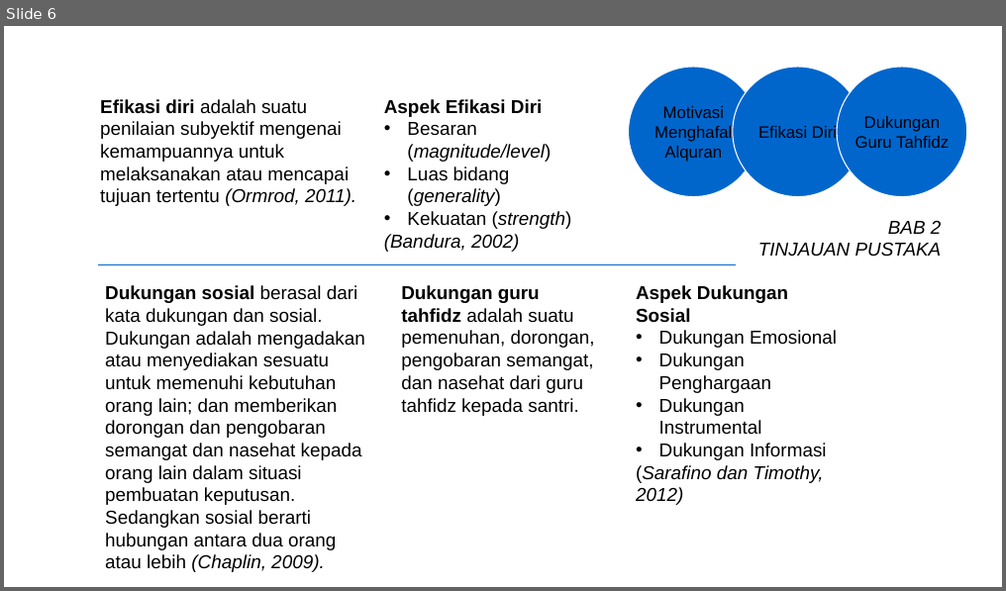
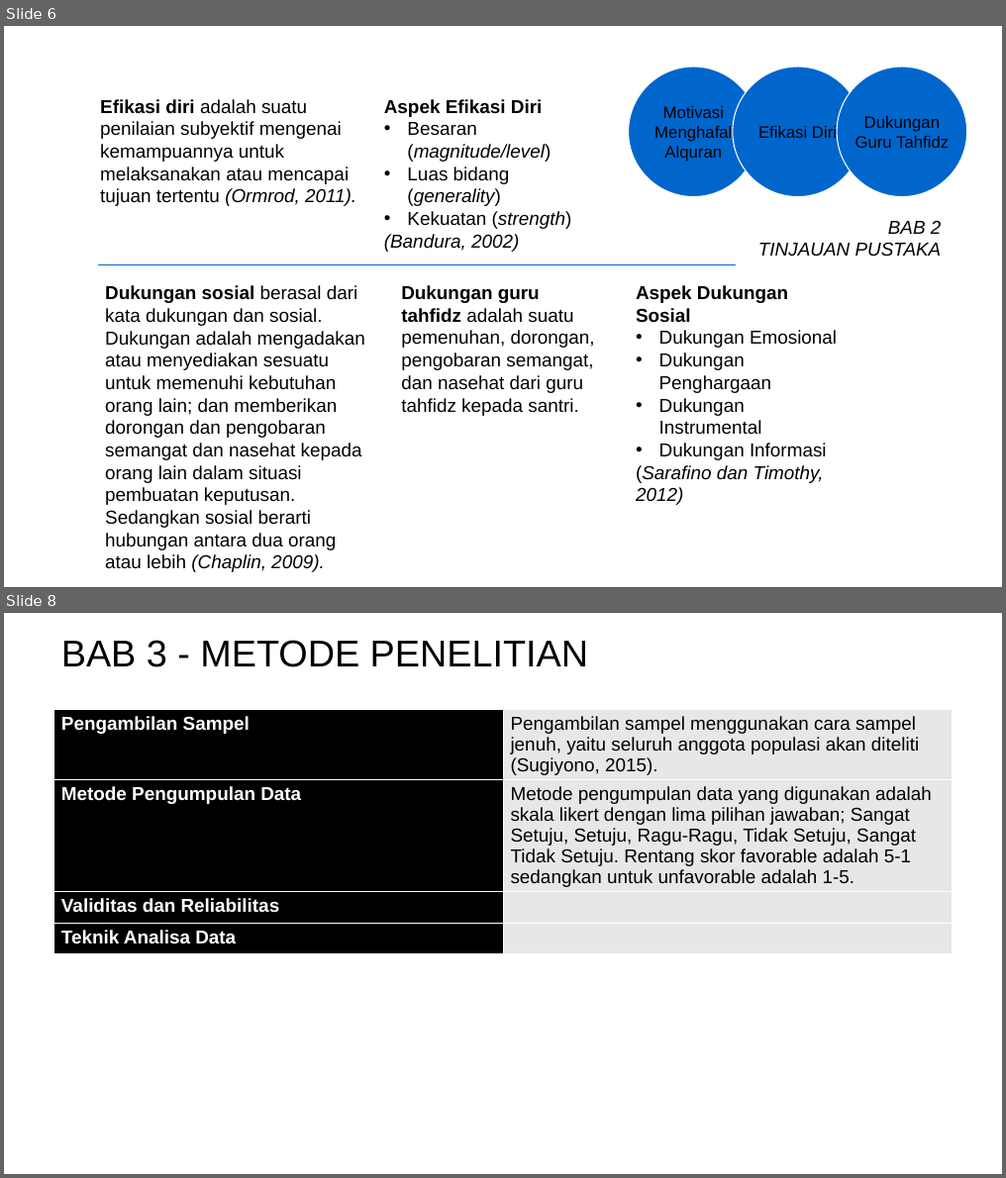
Before and after one commit to mzaini30/skripsi, a slide deck: seminar proposal.pptx. Shown one above the other, each under a label of ours: slide 6 before the commit, slides 6 and 8 after it; the slides between them are not shown. The pictures are 1006x591 and 1006x1178 pixels, drawn with LibreOffice and Linux fonts; fonts in the diff are those of the drawing; background and template pictures are left out. Boxes give left, top, right and bottom in pixels: in the first picture for what was removed or moved away, otherwise in the second. Text is boxed around its words. In the diff, an @@ line names an element or a change of style, - is before the commit and + after.

```diff
--- a/seminar proposal.pptx
+++ b/seminar proposal.pptx
@@ slide 8 added at bbox=[4, 613, 1002, 1174], background picture (left out) @@
@@ title added at bbox=[61, 640, 588, 667], 36 pt, text #000000 @@
+BAB 3 - METODE PENELITIAN
@@ table added at bbox=[54, 709, 952, 949], 4 rows, 2 columns @@
+Pengambilan Sampel | Pengambilan sampel menggunakan cara sampel jenuh, yaitu seluruh anggota populasi akan diteliti (Sugiyono, 2015).
+Metode Pengumpulan Data | Metode pengumpulan data yang digunakan adalah skala likert dengan lima pilihan jawaban; Sangat Setuju, Setuju, Ragu-Ragu, Tidak Setuju, Sangat Tidak Setuju. Rentang skor favorable adalah 5-1 sedangkan untuk unfavorable adalah 1-5.
+Validitas dan Reliabilitas | 
+Teknik Analisa Data | 
```
Also in this commit, not shown: 1 slide changed, 1 other file.
